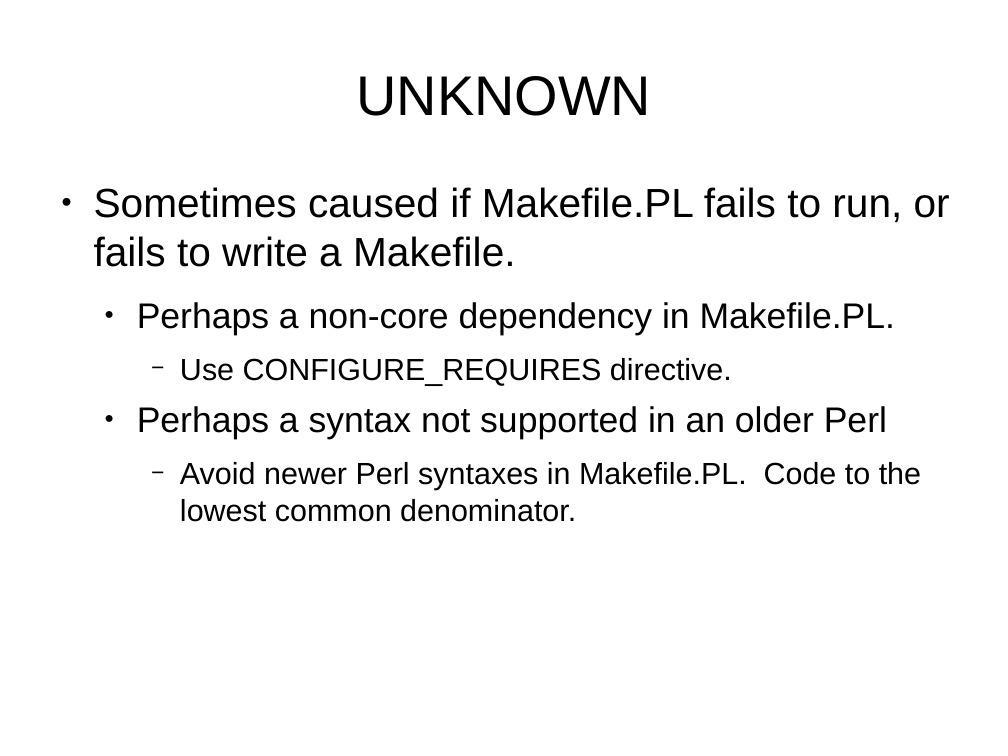
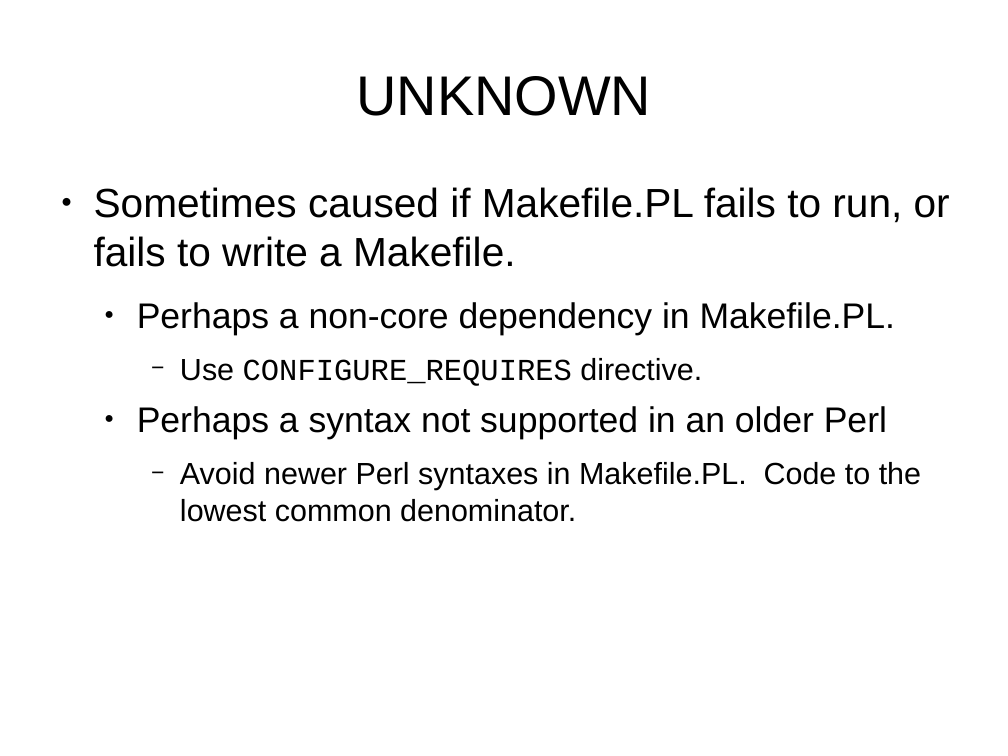
Before and after one commit to daoswald/CPAN-Power-Tools-Talk, a slide deck: slide 39 of PowerTools-I.odp. Drawn at 1008x756 pixels with LibreOffice and Linux fonts; fonts in the diff are those of the drawing. Boxes give left, top, right and bottom in pixels: in the first picture for what was removed or moved away, otherwise in the second. Text is boxed around its words. In the diff, an @@ line names an element or a change of style, - is before the commit and + after.

Commit message:
Edited some font choices.

```diff
--- a/PowerTools-I.odp
+++ b/PowerTools-I.odp
@@ text at bbox=[180, 358, 702, 386]: font Arial to Courier New in "CONFIGURE_REQUIRES" @@
```
Also in this commit, not shown: 3 other slides changed.
